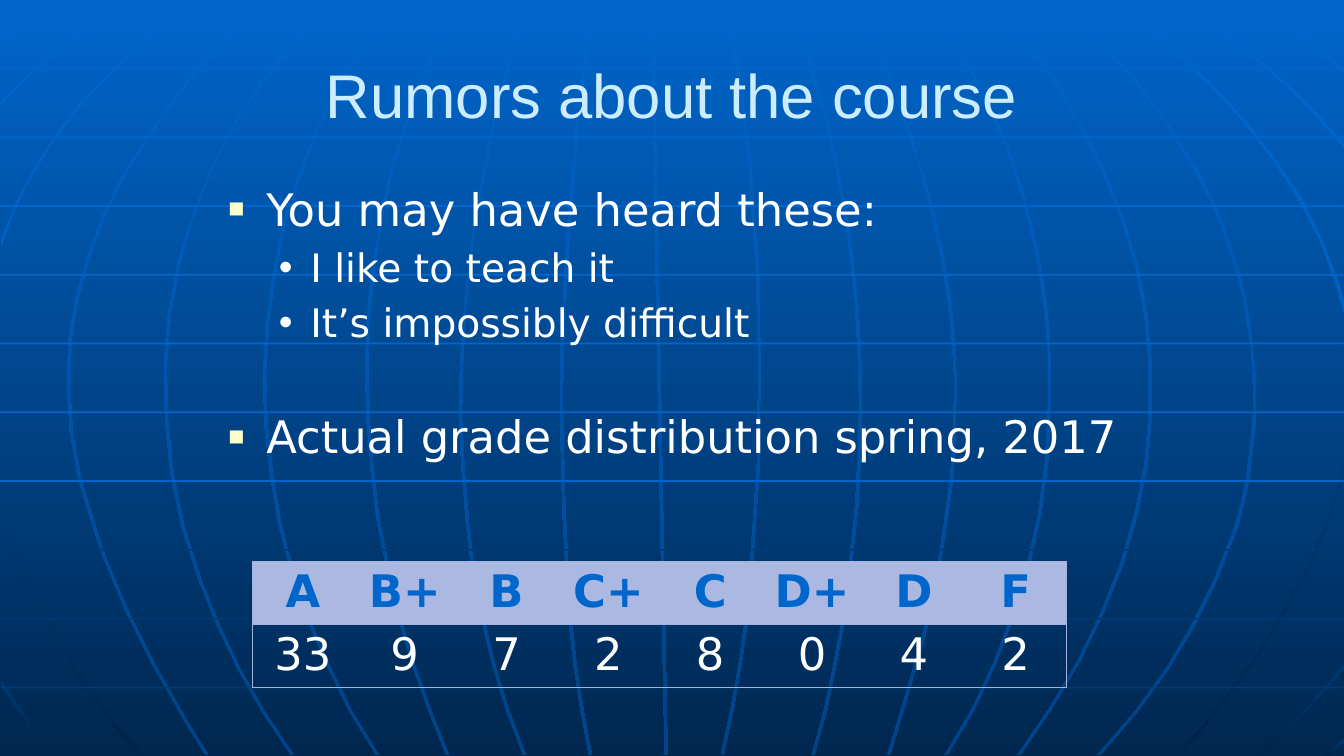
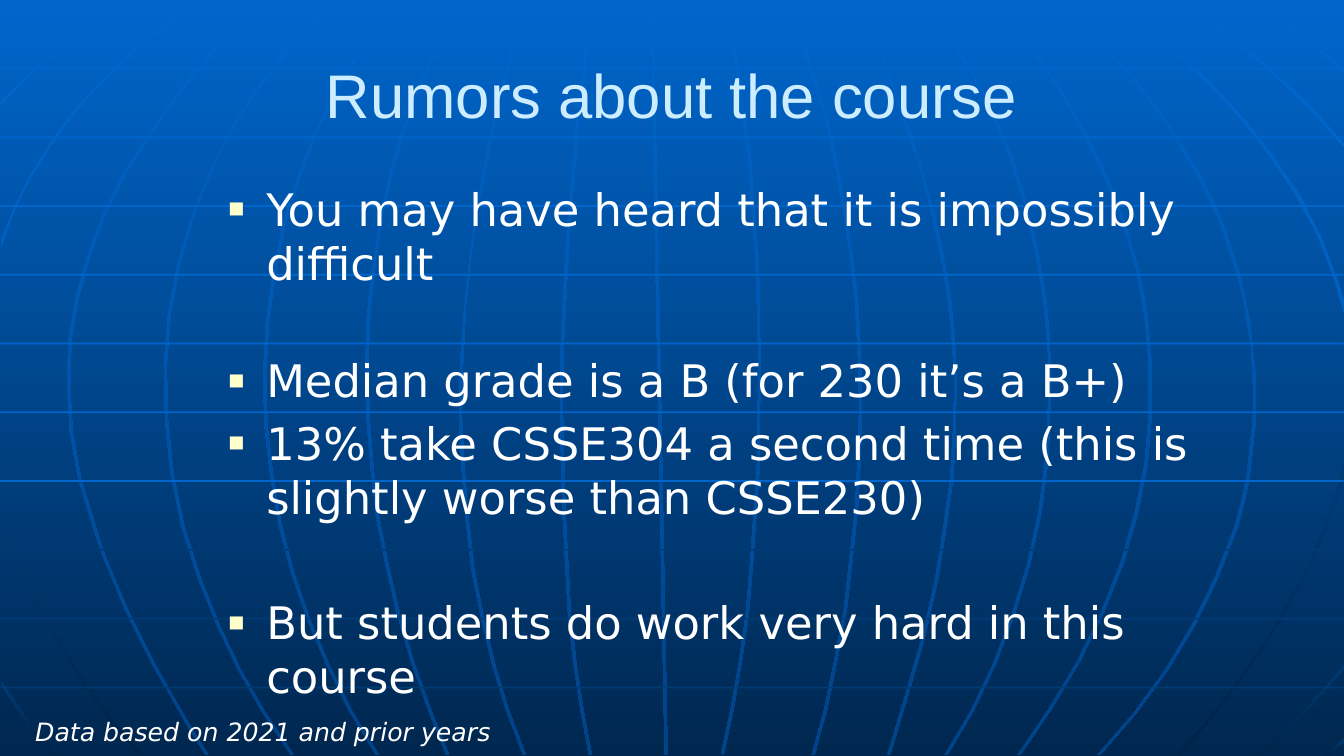
Before and after one commit to RHIT-CSSE/csse304, a slide deck: slide 2 of ClassMaterials/CourseIntro/CWA-intro.pptx. Drawn at 1344x756 pixels with LibreOffice and Linux fonts; fonts in the diff are those of the drawing. Boxes give left, top, right and bottom in pixels: in the first picture for what was removed or moved away, otherwise in the second. Text is boxed around its words. In the diff, an @@ line names an element or a change of style, - is before the commit and + after.

Commit message:
updated course intro slides

```diff
--- a/ClassMaterials/CourseIntro/CWA-intro.pptx
+++ b/ClassMaterials/CourseIntro/CWA-intro.pptx
@@ text at [266, 192, 1188, 703]: text changed @@
-■ You may have heard these:
-  • I like to teach it
-  • It’s impossibly difficult
-■ Actual grade distribution spring, 2017
+■ You may have heard that it is impossibly difficult
+■ Median grade is a B (for 230 it’s a B+)
+■ 13% take CSSE304 a second time (this is slightly worse than CSSE230)
+■ But students do work very hard in this course
@@ table removed at [252, 562, 1067, 690], 2 rows, 8 columns @@
-A | B+ | B | C+ | C | D+ | D | F
-33 | 9 | 7 | 2 | 8 | 0 | 4 | 2
@@ text added at [35, 720, 490, 747], 18 pt, text #FFFFFF, italic @@
+Data based on 2021 and prior years
```
Also in this commit, not shown: 1 other slide changed, 2 other files.
